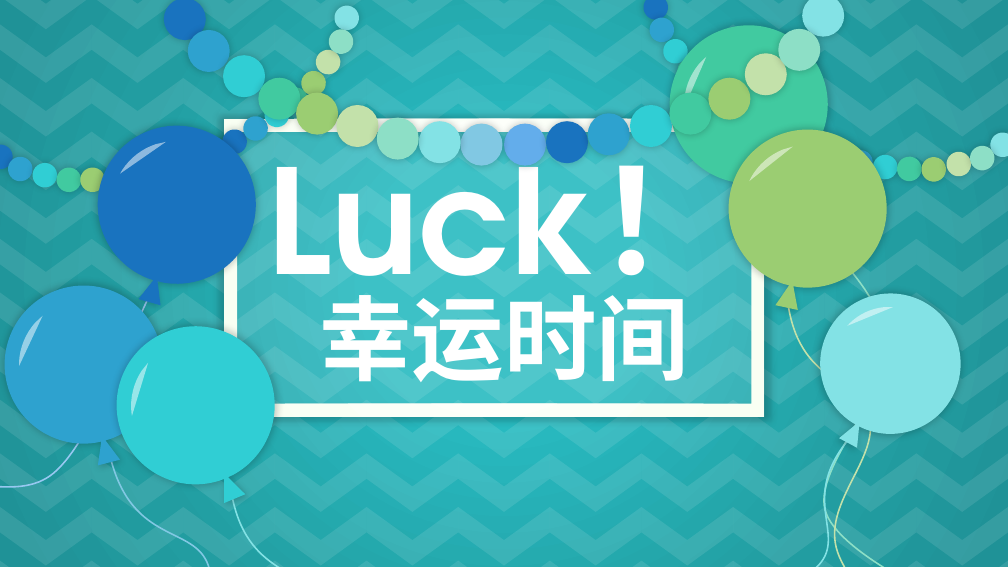
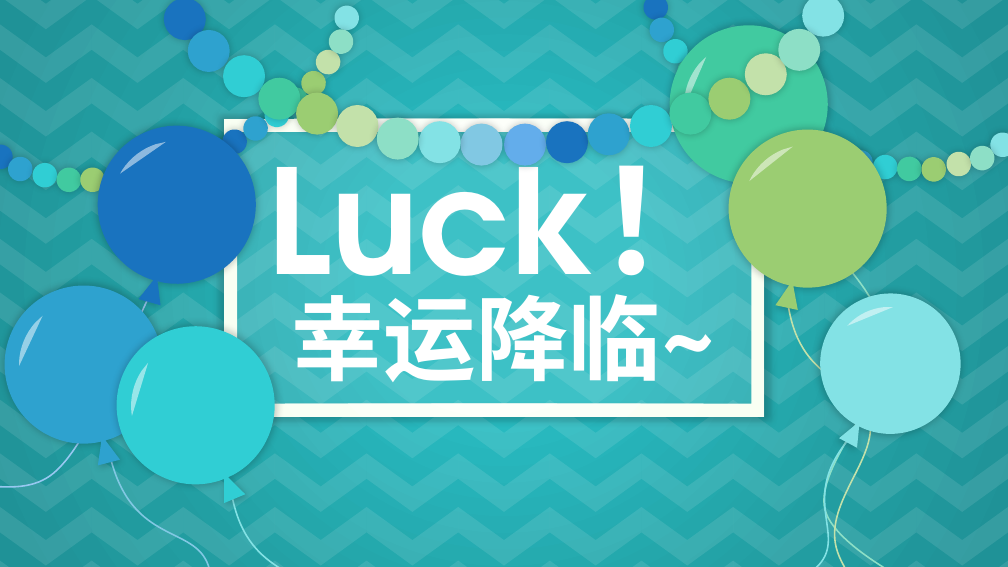
Before and after one commit to zhangzju/ExcelFixer, a slide deck: slide 9 of Main.pptx (slide 6 before the commit). Drawn at 1008x567 pixels with LibreOffice and Linux fonts; fonts in the diff are those of the drawing. Boxes give left, top, right and bottom in pixels: in the first picture for what was removed or moved away, otherwise in the second. Text is boxed around its words. In the diff, an @@ line names an element or a change of style, - is before the commit and + after.

```diff
--- a/Main.pptx
+++ b/Main.pptx
@@ text at box(292, 294, 717, 382): text changed @@
-幸运时间
+幸运降临~
```
Also in this commit, not shown: 3 slides added, 2 other files.
